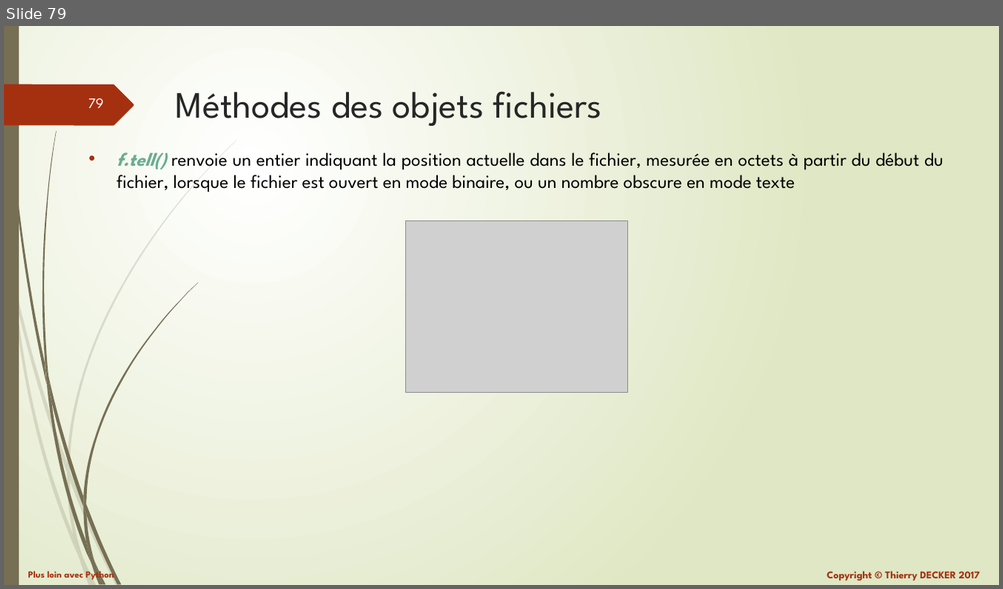
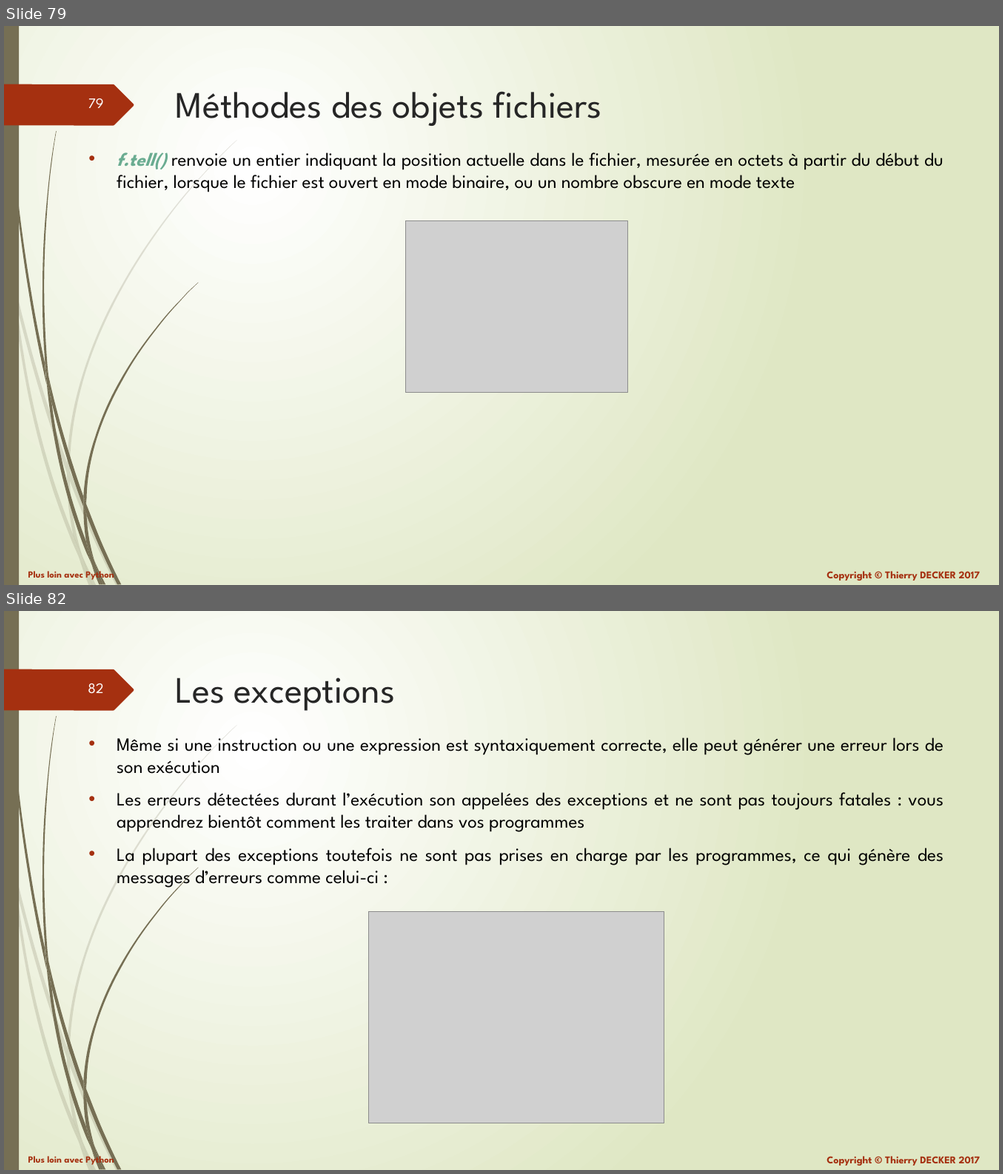
Before and after one commit to VikmanTheRacoon/learning-python, a slide deck: documentations/python-102.pptx. Shown one above the other, each under a label of ours: slide 79 before the commit, slides 79 and 82 after it; the slides between them are not shown. The pictures are 1003x589 and 1003x1174 pixels, drawn with LibreOffice and Linux fonts; fonts in the diff are those of the drawing; grey boxes stand for pictures. Boxes give left, top, right and bottom in pixels: in the first picture for what was removed or moved away, otherwise in the second. Text is boxed around its words. In the diff, an @@ line names an element or a change of style, - is before the commit and + after.

```diff
--- a/documentations/python-102.pptx
+++ b/documentations/python-102.pptx
@@ slide 82 added at (x1=4, y1=611, x2=999, y2=1170), background gradient #FFFFFF to #DFE8C4; not listed: 27 template elements that a slide beside it also shows @@
@@ title added at (x1=175, y1=678, x2=395, y2=711), 36 pt, text #262626 @@
+Les exceptions
@@ text added at (x1=116, y1=738, x2=943, y2=889), 18 pt, text #000000 @@
+• Même si une instruction ou une expression est syntaxiquement correcte, elle peut générer une erreur lors de son exécution
+• Les erreurs détectées durant l’exécution son appelées des exceptions et ne sont pas toujours fatales : vous apprendrez bientôt comment les traiter dans vos programmes
+• La plupart des exceptions toutefois ne sont pas prises en charge par les programmes, ce qui génère des messages d’erreurs comme celui-ci :
@@ picture added at (x1=369, y1=911, x2=664, y2=1124) @@
```
Also in this commit, not shown: 19 other slides added, 1 other file.
